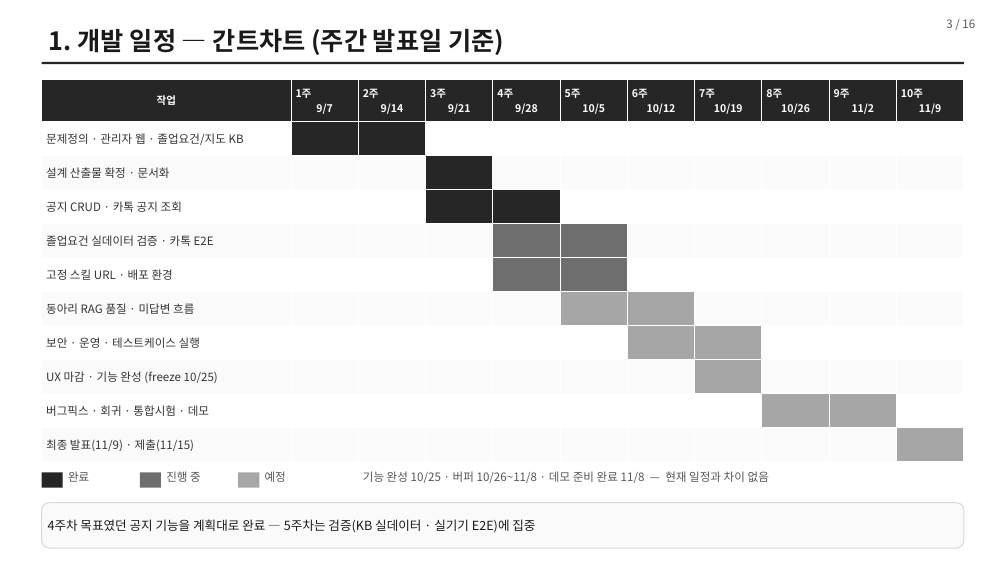
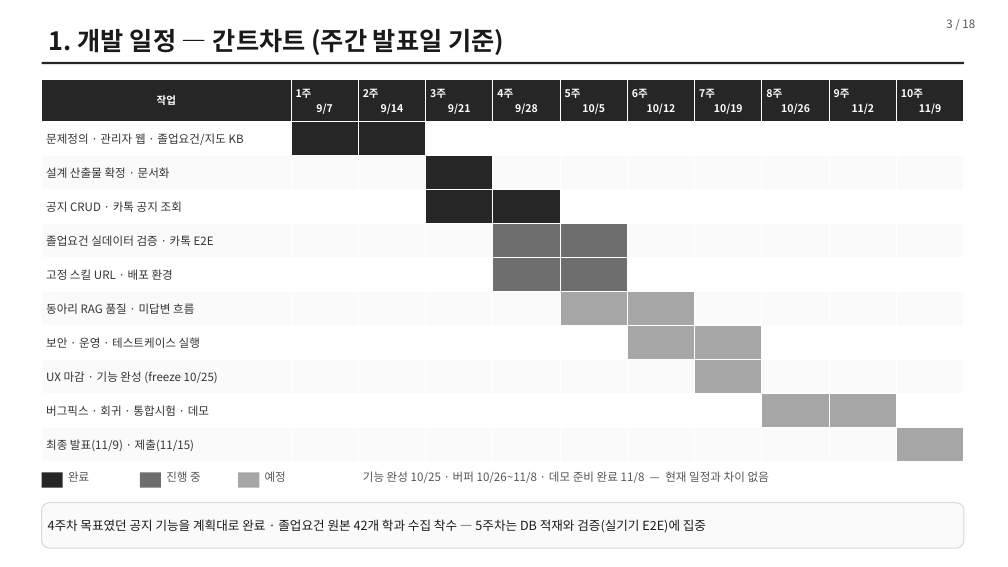
Before and after one commit to jaewonkyoung-alt/wise-faq-bot, a slide deck: slide 3 of slides/2021212843_경재원_4주차_진행보고.pptx. Drawn at 1008x567 pixels with LibreOffice and Linux fonts; fonts in the diff are those of the drawing. Boxes give left, top, right and bottom in pixels: in the first picture for what was removed or moved away, otherwise in the second. Text is boxed around its words. In the diff, an @@ line names an element or a change of style, - is before the commit and + after.

```diff
--- a/slides/2021212843_경재원_4주차_진행보고.pptx
+++ b/slides/2021212843_경재원_4주차_진행보고.pptx
@@ text in rounded rectangle at <box>48,519,706,533</box>: text changed @@
-4주차 목표였던 공지 기능을 계획대로 완료 — 5주차는 검증(KB 실데이터 · 실기기 E2E)에 집중
+4주차 목표였던 공지 기능을 계획대로 완료 · 졸업요건 원본 42개 학과 수집 착수 — 5주차는 DB 적재와 검증(실기기 E2E)에 집중
```
Also in this commit, not shown: 13 other slides changed, 4 slides added, 2 slides removed, 14 other files.
